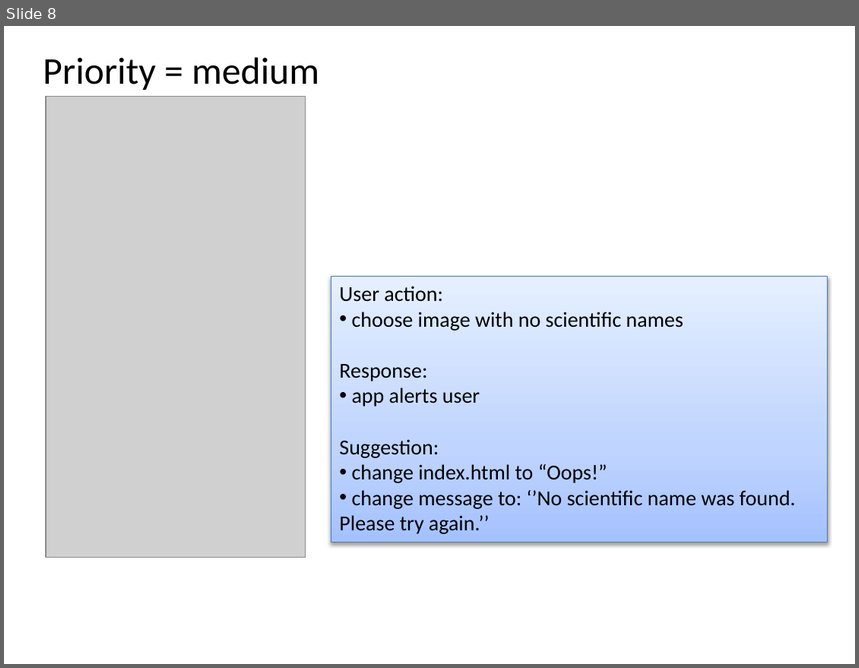
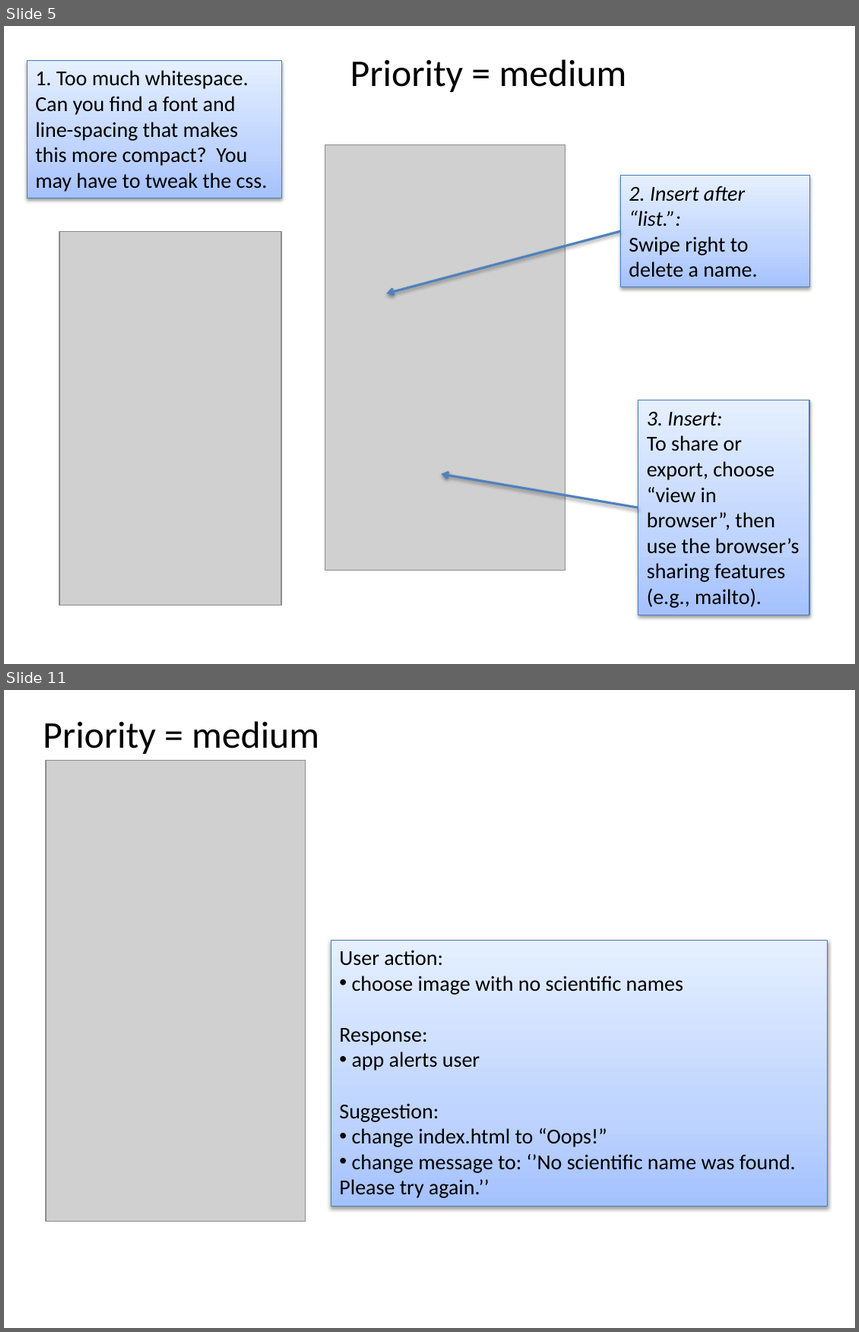
Before and after one commit to phylotastic/Pt_Mobile_Application, a slide deck: design/mobile_app_mvp_priorities.pptx. Shown one above the other, each under a label of ours: slide 8 before the commit, slides 5 and 11 after it; the slides between them are not shown. The pictures are 859x668 and 859x1332 pixels, drawn with LibreOffice and Linux fonts; fonts in the diff are those of the drawing; grey boxes stand for pictures. Boxes give left, top, right and bottom in pixels: in the first picture for what was removed or moved away, otherwise in the second. Text is boxed around its words. In the diff, an @@ line names an element or a change of style, - is before the commit and + after.

```diff
--- a/design/mobile_app_mvp_priorities.pptx
+++ b/design/mobile_app_mvp_priorities.pptx
@@ slide 5 added at [4, 26, 855, 664], background #FFFFFF @@
@@ rectangle added at [27, 61, 281, 199], fill gradient #A4C4FF to #BFD4FF to #E6EEFF, outline #4B7EBC 0.75 pt, 18 pt, text #000000 @@
+1. Too much whitespace. Can you find a font and line-spacing that makes this more compact? You may have to tweak the css.
@@ text added at [351, 59, 627, 92], 32 pt, text #000000 @@
+Priority = medium
@@ picture added at [325, 145, 566, 571] @@
@@ rectangle added at [621, 176, 810, 287], fill gradient #A4C4FF to #BFD4FF to #E6EEFF, outline #4B7EBC 0.75 pt, 18 pt, text #000000 @@
+2. Insert after “list.”:
+Swipe right to delete a name.
@@ picture added at [59, 231, 281, 606] @@
@@ arrow added from (621, 231) to (386, 294), #4F81BD 2 pt @@
@@ rectangle added at [638, 401, 810, 615], fill gradient #A4C4FF to #BFD4FF to #E6EEFF, outline #4B7EBC 0.75 pt, 18 pt, text #000000 @@
+3. Insert:
+To share or export, choose “view in browser”, then use the browser’s sharing features (e.g., mailto).
@@ arrow added from (638, 508) to (442, 474), #4F81BD 2 pt @@
@@ what was slide 8 is now slide 11 @@
```
Also in this commit, not shown: 5 slides changed, 5 other slides added, 3 slides removed.
